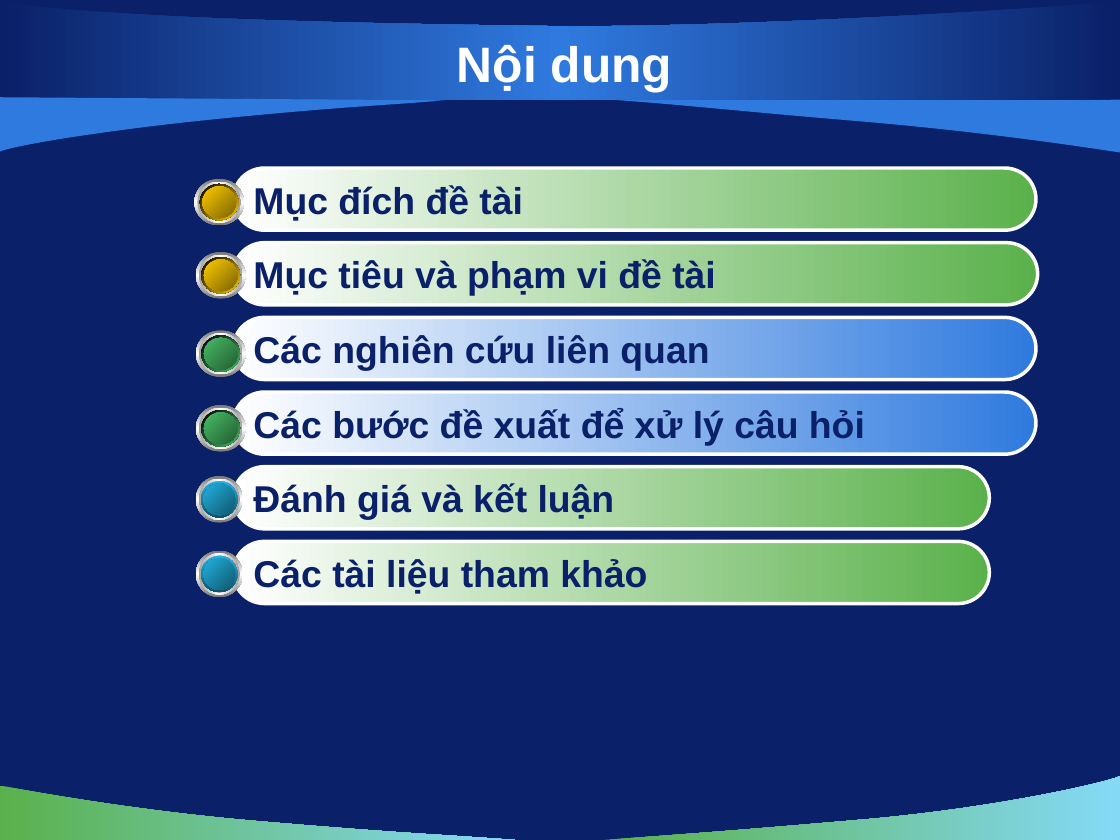
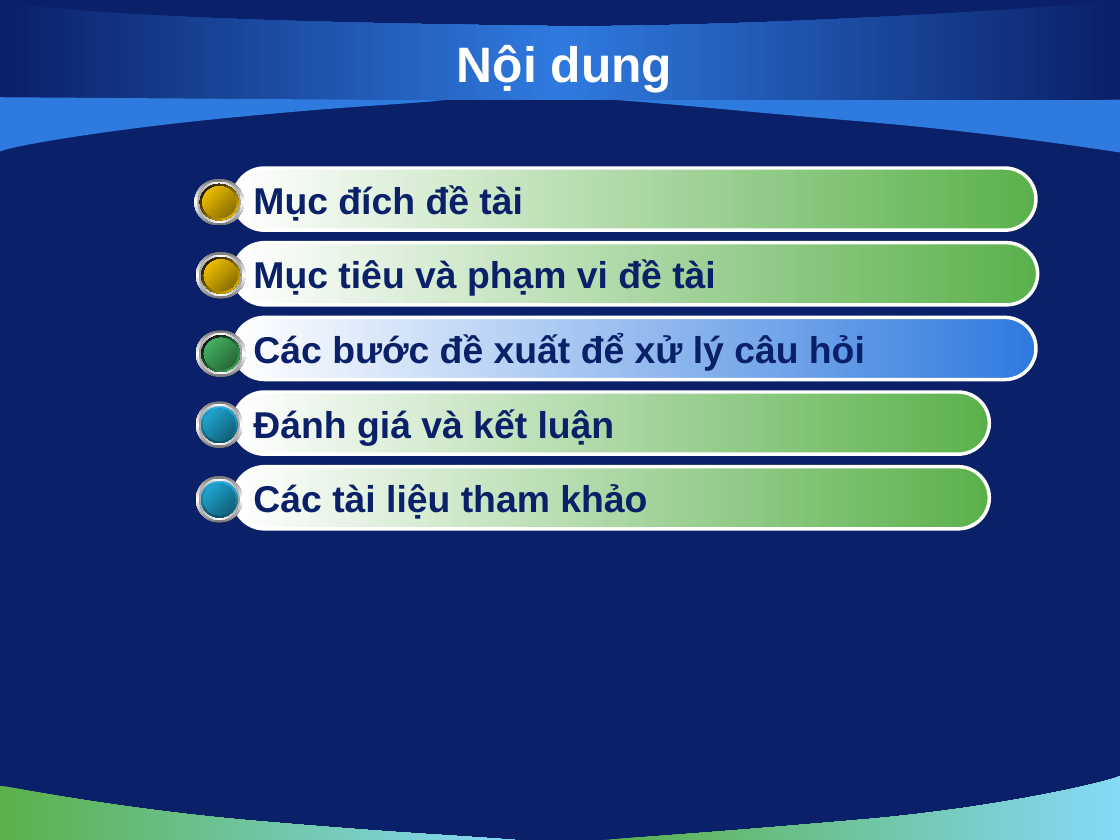
Before and after one commit to hungntit/filnalproject, a slide deck: slide 2 of De Cuong/bao cao luan van/slide 0.2.pptx. Drawn at 1120x840 pixels with LibreOffice and Linux fonts; fonts in the diff are those of the drawing; background and template pictures are left out. Boxes give left, top, right and bottom in pixels: in the first picture for what was removed or moved away, otherwise in the second. Text is boxed around its words. In the diff, an @@ line names an element or a change of style, - is before the commit and + after.

```diff
--- a/De Cuong/bao cao luan van/slide 0.2.pptx
+++ b/De Cuong/bao cao luan van/slide 0.2.pptx
@@ rounded rectangle removed at [233, 317, 1036, 380] @@
-Các nghiên cứu liên quan
@@ ellipse at [202, 407, 239, 444]: fill gradient #000000 to #48BE67 to gradient #21B3E1 to #1880A1 @@
@@ 4 ellipses: place and size @@
-4 ellipses at [196, 405, 245, 452]
+4 ellipses at [196, 401, 243, 448]
@@ ellipse at [204, 409, 235, 440]: fill gradient #48BE67 to #358B4B to gradient #21B3E1 to #1883A4 @@
@@ 3 rounded rectangles: place and size @@
-3 rounded rectangles at [233, 392, 1036, 604]
+3 rounded rectangles at [233, 317, 1036, 530]
@@ group removed at [196, 551, 243, 598]: 6 ellipses @@
```
Also in this commit, not shown: 5 other slides changed, 4 slides added, 5 slides removed, 1 other file.
